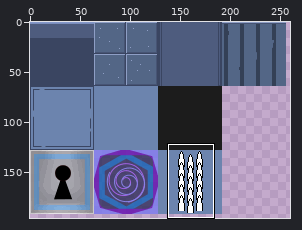
Two states of a sprite sheet, CProcessing/Assets/EnvSpriteSheet.png. The picture above shows the old version from afar; the outline marks the close-up.
Close-up. As it was:
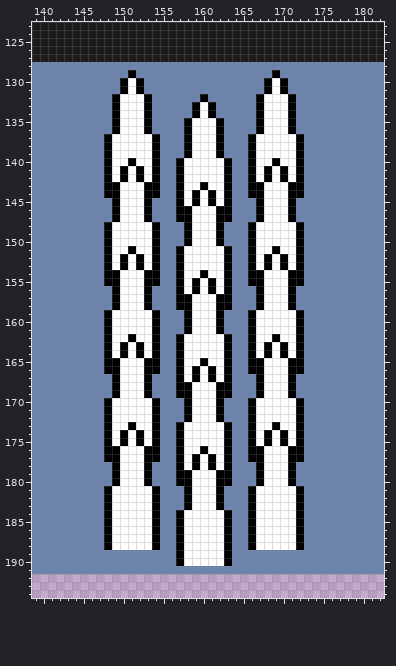
The file is 512x512 pixels. Colours within 5 levels of each other are drawn and written as one. Shown: x 139..182, y 123..194. The wide view leaves out empty margins.
The result:
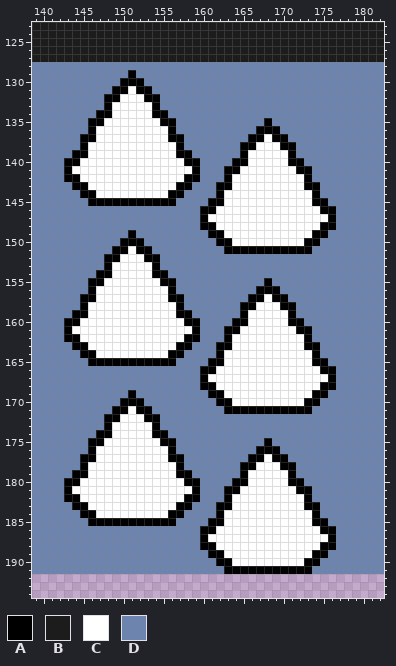
Palette (. is transparent): A #000000  B #1c1c1c  C #ffffff  D #6c84ae
From the commit log: sprites Signed-off-by: PwnJustRight <jiarong_phang@yahoo.com>
What changed:
y 129: x 169 A -> D
y 130: x 151 C -> A; x 168..170 ACA -> DDD
y 131: x 149 D -> A; x 153 D -> A; x 168..170 ACA -> DDD
y 132: x 148 D -> A; x 154 D -> A; x 160 A -> D; x 167..171 ACCCA -> DDDDD
y 133: x 148..149 DA -> AC; x 153..154 AD -> CA; x 159..161 ACA -> DDD; x 167..171 ACCCA -> DDDDD
y 134: x 147..149 DDA -> AAC; x 153..155 ADD -> CAA; x 159..161 ACA -> DDD; x 167..171 ACCCA -> DDDDD
y 135: x 146..149 DDDA -> AACC; x 153..156 ADDD -> CCAA; x 158..162 ACCCA -> DDDDD; x 167..171 ACCCA -> DADDD
y 136: x 146..149 DDDA -> ACCC; x 153..156 ADDD -> CCCA; x 158..162 ACCCA -> DDDDD; x 168..171 CCCA -> AADD
y 137: x 145..148 DDDA -> AACC; x 154..162 ADDDACCCA -> CCAADDDDD; x 167 C -> A; x 169..172 CCCA -> AADD
y 138: x 145..148 DDDA -> ACCC; x 154..162 ADDDACCCA -> CCCADDDDD; x 165 D -> A; x 170..172 CCA -> AAD
y 139: x 144..148 DDDDA -> AACCC; x 154..157 ADDD -> CCCA; x 159..162 CCCA -> DDDD; x 165..166 DA -> AC; x 171..172 CA -> AD
y 140: x 143..148 DDDDDA -> AACCCC; x 151 A -> C; x 154..166 ADDACCCCCADDA -> CCCCAADDDDAAC; x 169 A -> C; x 171 C -> A
y 141: x 143..148 DDDDDA -> ACCCCC; x 150 A -> C; x 152 A -> C; x 154..157 ADDA -> CCCC; x 159..162 CCCC -> ADDD; x 164..166 DDA -> ACC; x 168 A -> C; x 170 A -> C; x 173 D -> A
y 142: x 143..148 DDDDDA -> AACCCC; x 150 A -> C; x 152 A -> C; x 154..162 ADDACCCCC -> CCCCAADDD; x 164..166 DDA -> CCC; x 168 A -> C; x 170 A -> C; x 172..173 AD -> CA
y 143: x 144..149 DDDDAA -> AACCCC; x 153..156 AADD -> CCCC; x 158..162 CCACC -> ADDDA; x 164..167 DDAA -> CCCC; x 171..174 AADD -> CCAA
y 144: x 145..149 DDDAA -> AACCC; x 153..156 AADD -> CCCA; x 158..167 CACACADDAA -> DDDDACCCCC; x 171..174 AADD -> CCCA
y 145: x 146..148 DDD -> AAA; x 150..152 CCC -> AAA; x 154..160 DDDACAC -> AAADDDD; x 162..167 CADDDA -> ACCCCC; x 171..175 ADDDD -> CCCAA
y 146: x 149..153 ACCCA -> DDDDD; x 157..167 AACCCAADDDA -> DDDAACCCCCC; x 171..176 ADDDDD -> CCCCAA
y 147: x 149..153 ACCCA -> DDDDD; x 157..160 AACC -> DDDA; x 162..167 AADDDA -> CCCCCC; x 171..176 ADDDDD -> CCCCCA
y 148: x 148..154 ACCCCCA -> DDDDDDD; x 158..166 ACCCADDDA -> DDAACCCCC; x 172..176 ADDDD -> CCCAA
y 149: x 148..154 ACCCCCA -> DDDADDD; x 158..161 ACCC -> DDDA; x 163..166 DDDA -> CCCC; x 172..175 ADDD -> CCAA
y 150: x 148..154 ACCCCCA -> DDAAADD; x 158..161 ACCC -> DDDD; x 163..166 DDDA -> ACCC; x 172..174 ADD -> CAA
y 151: x 148..154 ACCACCA -> DAACAAD; x 157..162 ACCCCC -> DDDDDD; x 164..165 DD -> AA; x 167..168 CC -> AA; x 170..171 CC -> AA; x 173 D -> A
y 152: x 149..150 CA -> AC; x 152..153 AC -> CA; x 157..163 ACCCCCA -> DDDDDDD; x 166..172 ACACACA -> DDDDDDD
y 153: x 150 A -> C; x 152 A -> C; x 157..163 ACCCCCA -> DDDDDDD; x 166..172 ACACACA -> DDDDDDD
y 154: x 147 D -> A; x 149 A -> C; x 153 A -> C; x 155 D -> A; x 157..163 ACCACCA -> DDDDDDD; x 166..172 AACCCAA -> DDDDDDD
y 155: x 146..149 DDAA -> AACC; x 153..163 AADDACACACA -> CCAADDDDDDD; x 166..172 AACCCAA -> DDADDDD
y 156: x 146..149 DDDA -> ACCC; x 153..163 ADDDACACACA -> CCCADDDDDDD; x 168..171 CCCA -> AADD
y 157: x 145..149 DDDDA -> AACCC; x 153..156 ADDD -> CCCA; x 158..163 ACCCAA -> DDDDDD; x 166 D -> A; x 169..171 CCA -> AAD
y 158: x 145..149 DDDDA -> ACCCC; x 153..156 ADDD -> CCCC; x 158..163 ACCCAA -> DDDDDD; x 165..167 DDA -> AAC; x 170 C -> A
y 159: x 144..148 DDDDA -> AACCC; x 154..157 ADDD -> CCCA; x 159..162 CCCA -> DDDD; x 165..166 DA -> AC; x 171..172 CA -> AD
y 160: x 143..148 DDDDDA -> AACCCC; x 154..157 ADDD -> CCCC; x 159..162 CCCA -> ADDD; x 164..166 DDA -> AAC; x 171 C -> A
y 161: x 143..148 DDDDDA -> ACCCCC; x 154..166 ADDDACCCADDDA -> CCCCCADDDAACC; x 173 D -> A
y 162: x 143..148 DDDDDA -> AACCCC; x 151 A -> C; x 154..162 ADDACCCCC -> CCCCAADDD; x 164..166 DDA -> CCC; x 169 A -> C; x 172..173 AD -> CA
y 163: x 144..148 DDDDA -> AACCC; x 150 A -> C; x 152 A -> C; x 154..156 ADD -> CCC; x 158..162 CCCCC -> ADDDA; x 164..166 DDA -> CCC; x 168 A -> C; x 170 A -> C; x 172..174 ADD -> CAA
y 164: x 145..148 DDDA -> AACC; x 150 A -> C; x 152 A -> C; x 154..156 ADD -> CCA; x 158..166 CCCCCADDA -> DDDDACCCC; x 168 A -> C; x 170 A -> C; x 172..174 ADD -> CCA
y 165: x 146..147 DD -> AA; x 150..152 CCC -> AAA; x 155..167 DDACCACCADDAA -> AADDDDAACCCCC; x 171..175 AADDD -> CCCAA
y 166: x 148..154 AACCCAA -> DDDDDDD; x 157..160 ACAC -> DDDA; x 163..167 ADDAA -> CCCCC; x 171..176 AADDDD -> CCCCAA
y 167: x 149..153 ACCCA -> DDDDD; x 157..161 ACACA -> DDDAC; x 163..167 ADDDA -> CCCCC; x 171..176 ADDDDD -> CCCCCA
y 168: x 149..153 ACCCA -> DDDDD; x 157..167 AACCCAADDDA -> DDDAACCCCCC; x 171..176 ADDDDD -> CCCCAA
y 169: x 149..153 ACCCA -> DDADD; x 157..161 AACCC -> DDDDA; x 163..167 ADDDA -> CCCCC; x 171..175 ADDDD -> CCCAA
y 170: x 148..154 ACCCCCA -> DDAAADD; x 158..161 ACCC -> DDDD; x 163..166 DDDA -> ACCC; x 172..174 ADD -> CAA
y 171: x 148..150 ACC -> DAA; x 152..154 CCA -> AAD; x 158..165 ACCCADDD -> DDDDDAAA; x 167..171 CCCCC -> AAAAA; x 173 D -> A
y 172: x 149 C -> A; x 153 C -> A; x 158..162 ACCCA -> DDDDD; x 166..172 ACCCCCA -> DDDDDDD
y 173: x 151 A -> C; x 157..163 ACCCCCA -> DDDDDDD; x 166..172 ACCACCA -> DDDDDDD
y 174: x 147 D -> A; x 150 A -> C; x 152 A -> C; x 155 D -> A; x 157..163 ACCCCCA -> DDDDDDD; x 166..172 ACACACA -> DDDDDDD
y 175: x 146..148 DDA -> AAC; x 150 A -> C; x 152 A -> C; x 154..163 ADDACCCCCA -> CAADDDDDDD; x 166..167 AC -> DD; x 169..172 CACA -> DDDD
y 176: x 146..149 DDAA -> ACCC; x 153..163 AADDACCACCA -> CCCADDDDDDD; x 166 A -> D; x 168..172 CCCAA -> AADDD
y 177: x 145..149 DDDAA -> AACCC; x 153..156 AADD -> CCCA; x 158..163 CACACA -> DDDDDD; x 169..172 CCAA -> AADD
y 178: x 145..149 DDDDA -> ACCCC; x 153..156 ADDD -> CCCC; x 158..163 CACACA -> DDDDDD; x 165..167 DDA -> AAC; x 170 C -> A
y 179: x 144..149 DDDDDA -> AACCCC; x 153..156 ADDD -> CCCC; x 159..163 CCCAA -> DDDDD; x 165..167 DDA -> ACC
y 180: x 143..149 DDDDDDA -> AACCCCC; x 153..157 ADDDA -> CCCCC; x 159..167 CCCAADDDA -> ADDDDAACC; x 172 D -> A
y 181: x 143..148 DDDDDA -> ACCCCC; x 154..166 ADDDACCCADDDA -> CCCCCADDDAACC; x 173 D -> A
y 182: x 143..148 DDDDDA -> AACCCC; x 154..157 ADDD -> CCCC; x 159..166 CCCADDDA -> ADDDACCC; x 172..173 AD -> CA
y 183: x 144..148 DDDDA -> AACCC; x 154..157 ADDD -> CCCA; x 159..161 CCC -> DDD; x 163..166 DDDA -> ACCC; x 172..174 ADD -> CAA
y 184: x 145..148 DDDA -> AACC; x 154..156 ADD -> CCA; x 158..166 CCCCCADDA -> DDDDACCCC; x 172..174 ADD -> CCA
y 185: x 146..147 DD -> AA; x 149..153 CCCCC -> AAAAA; x 155..166 DDACCCCCADDA -> AADDDDAACCCC; x 172..175 ADDD -> CCAA
y 186: x 148..154 ACCCCCA -> DDDDDDD; x 157..161 ACCCC -> DDDAA; x 163..166 ADDA -> CCCC; x 172..176 ADDDD -> CCCAA
y 187: x 148..154 ACCCCCA -> DDDDDDD; x 157..160 ACCC -> DDDA; x 163..166 ADDA -> CCCC; x 172..176 ADDDD -> CCCCA
y 188: x 148..154 ACCCCCA -> DDDDDDD; x 157..161 ACCCC -> DDDAA; x 163..166 ADDA -> CCCC; x 172..176 ADDDD -> CCCAA
y 189: x 157..175 ACCCCCADDDDDDDDDDDD -> DDDDAACCCCCCCCCCCAA
y 190: x 157..162 ACCCCC -> DDDDDA; x 164..174 DDDDDDDDDDD -> CCCCCCCCCAA
y 191: x 163..173 DDDDDDDDDDD -> AAAAAAAAAAA
Pixel boxes of the changes (left, top, right, bottom) in both close-ups:
changed: (64, 70, 336, 574)
